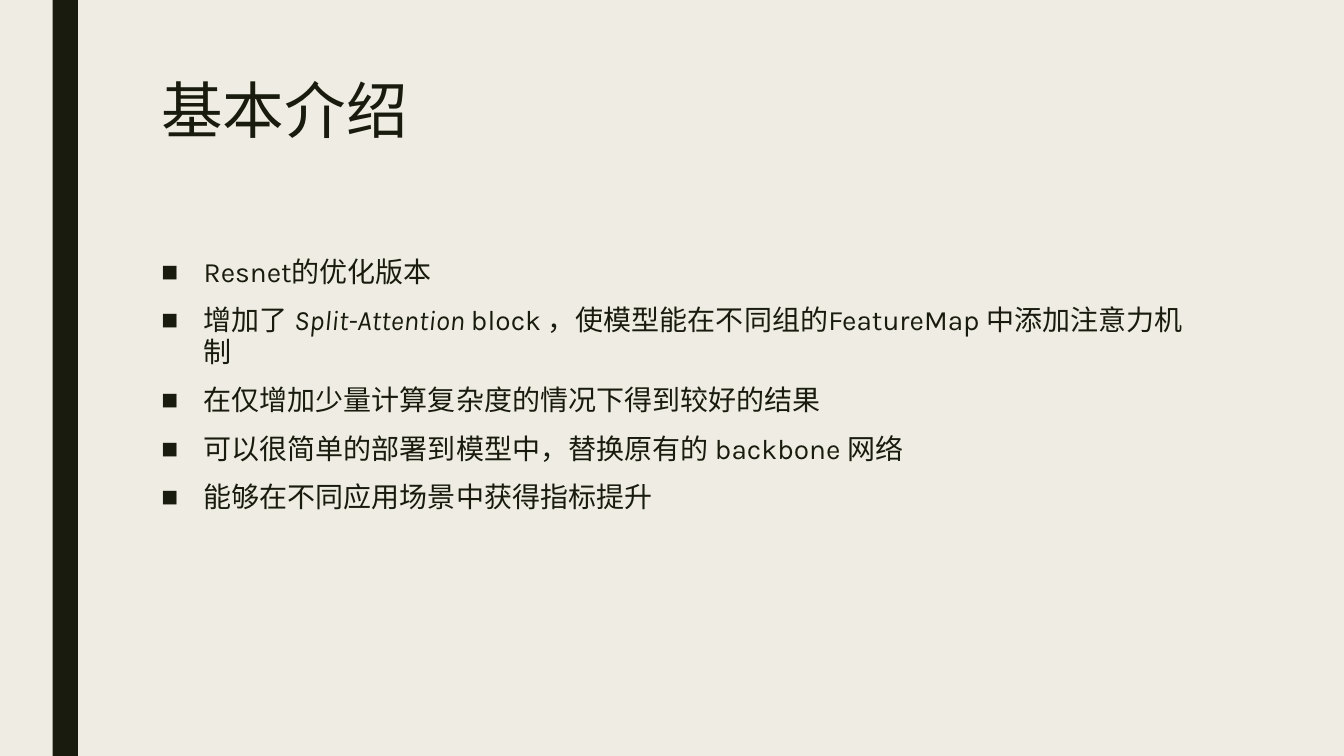
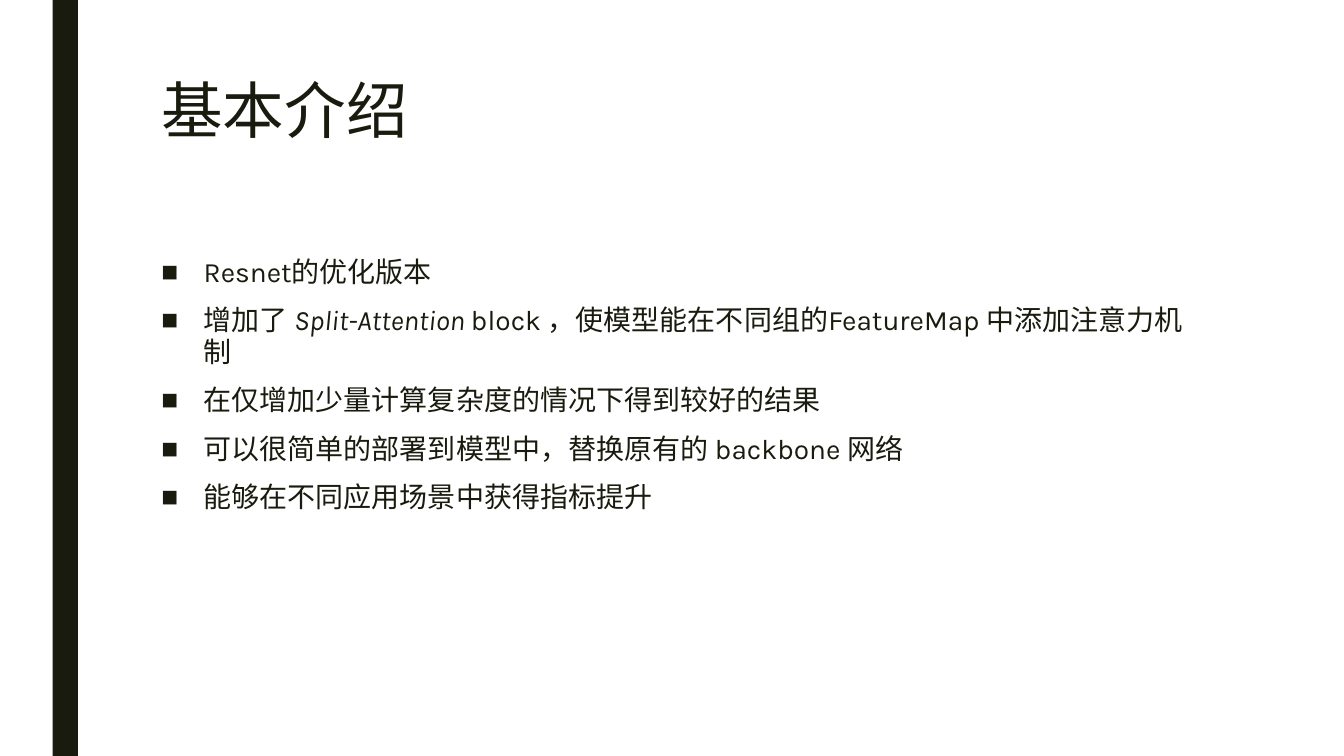
Before and after one commit to Iranb/NoteBook, a slide deck: slide 2 of Paper Notes/ResNetSt/ResNetSt.pptx. Drawn at 1344x756 pixels with LibreOffice and Linux fonts; fonts in the diff are those of the drawing. Boxes give left, top, right and bottom in pixels: in the first picture for what was removed or moved away, otherwise in the second. Text is boxed around its words. In the diff, an @@ line names an element or a change of style, - is before the commit and + after.

```diff
--- a/Paper Notes/ResNetSt/ResNetSt.pptx
+++ b/Paper Notes/ResNetSt/ResNetSt.pptx
@@ background #EFEDE3 to #FFFFFF @@
```
Also in this commit, not shown: 1 other slide changed, 4 slides added, 1 slide removed, 21 other files.
